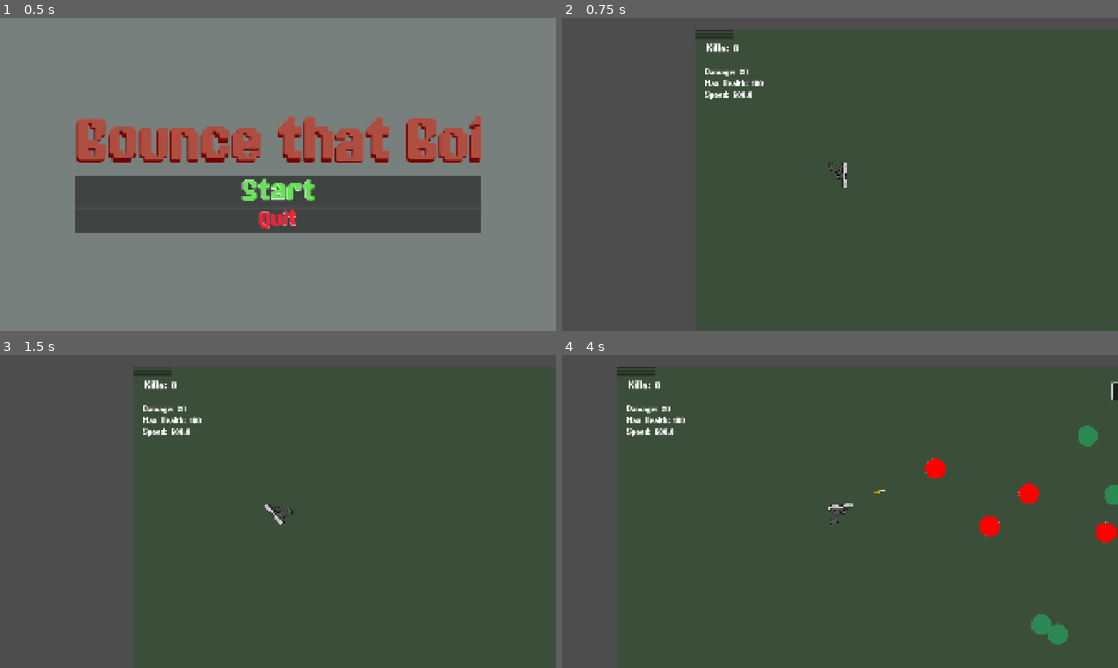
Above: before the commit, frames 1-4 (two rows, left to right).
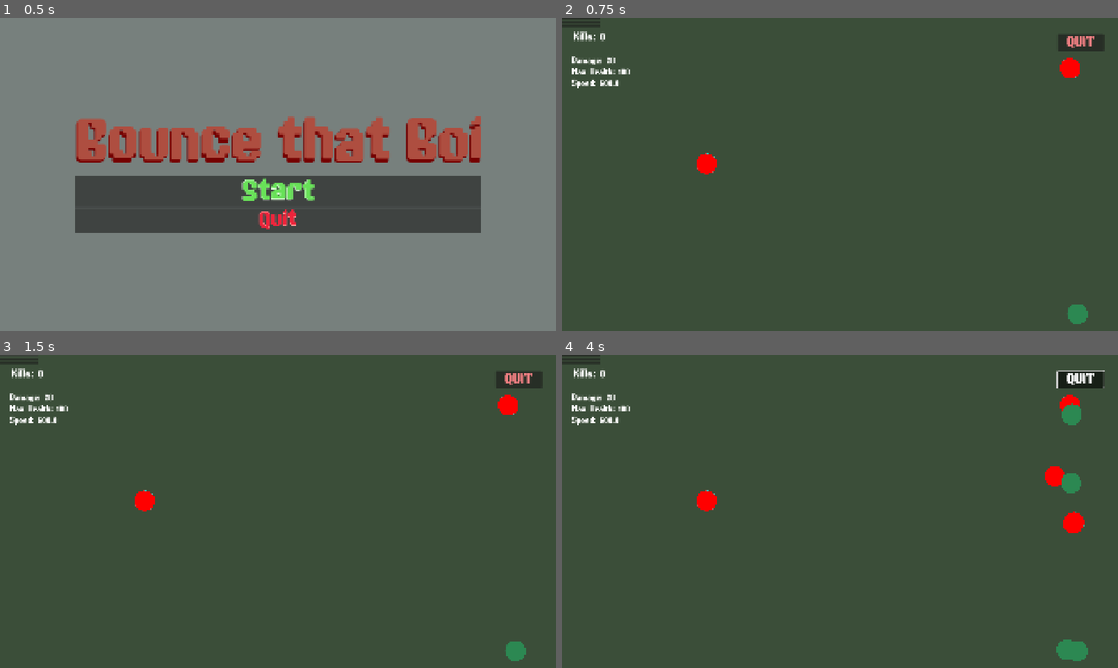
Above: after the commit, the same moments.

Repository: leo434472-oss/godot-game
Game: Godot game, scene res://main_menu.tscn
Same seed, same stepped clock (60 frames per second), same inputs: the game is played once before the commit and once after it.
Inputs (mouse positions are in pixels of both pictures, inside the frame that each line leads up to; where the layout moved, square brackets give the same spot in the first picture):
- Up to frame 1 (0.5 s): no input
- Up to frame 2 (0.75 s): click "Start" at 0.5 s
- Up to frame 3 (1.5 s): click (16, 355) [150, 367] at 1.25 s
- Up to frame 4 (4 s): click (578, 358) [712, 370] at 2 s; click (578, 364) [712, 373] at 2.75 s; move the mouse to (962, 495) at 3.52 s; hold Right (ui_right) from 3.53 s (still down); hold Space (shoot) from 3.53 s (still down)

Frame 1 is identical in both runs. In frame 2, 2.3% of the frame differs, in the area x 0-98%, y 0-98%; in frame 3, 2.2%; in frame 4, 4.7%, in the area x 0-100%, y 0-98%.

Commit message:
fml

Diff:
--- a/player.tscn
+++ b/player.tscn
@@ -1,29 +1,20 @@
 [gd_scene format=3 uid="uid://bfjof2mhugqhp"]
 
-[ext_resource type="Script" uid="uid://dtfaoxviqceoo" path="res://player.gd" id="1_onrkg"]
-[ext_resource type="Script" uid="uid://dnwrrqoxmkv56" path="res://hurtbox.gd" id="2_i3pqv"]
-[ext_resource type="Texture2D" uid="uid://dqln0co1u5q70" path="res://first gun.png" id="2_onrkg"]
+[ext_resource type="Script" uid="uid://cjjvx4cqmhqa2" path="res://enemy_fast.gd" id="1_onrkg"]
+[ext_resource type="Texture2D" uid="uid://dhx7veixmk1at" path="res://Rond_rouge.png" id="2_i3pqv"]
 
-[node name="Player" type="CharacterBody2D" unique_id=156258959 groups=["Player"]]
-collision_layer = 2
+[sub_resource type="CircleShape2D" id="CircleShape2D_onrkg"]
+radius = 36.013885
+
+[node name="enemy_fast" type="CharacterBody2D" unique_id=1136318364]
 collision_mask = 2
 script = ExtResource("1_onrkg")
 
-[node name="CollisionPolygon2D2" type="CollisionPolygon2D" parent="." unique_id=1215868916]
-polygon = PackedVector2Array(-18, 40, -8, 10, 15, 11, 19, -4, 46, -5, 47, -22, -37, -24, -39, -13, -43, -7, -42, -5, -37, -7, -33, -7, -31, -3, -28, 0, -29, 3, -36, 21, -39, 25, -40, 28, -39, 33, -37, 36, -39, 38, -17, 41)
+[node name="Sprite2D" type="Sprite2D" parent="." unique_id=1891681812]
+position = Vector2(-0.49999756, 2.9999995)
+scale = Vector2(0.14884697, 0.14893617)
+texture = ExtResource("2_i3pqv")
 
-[node name="Hurtbox" type="Area2D" parent="." unique_id=1604798201 groups=["Player"]]
-script = ExtResource("2_i3pqv")
-
-[node name="CollisionPolygon2D" type="CollisionPolygon2D" parent="Hurtbox" unique_id=228761799]
-polygon = PackedVector2Array(-18, 40, -8, 10, 15, 11, 19, -4, 46, -5, 47, -22, -37, -24, -39, -13, -43, -7, -42, -5, -37, -7, -33, -7, -31, -3, -28, 0, -29, 3, -36, 21, -39, 25, -40, 28, -39, 33, -37, 36, -39, 38, -17, 41)
-
-[node name="Sprite2D" type="Sprite2D" parent="." unique_id=1961614394]
-position = Vector2(27, 12.000008)
-scale = Vector2(0.05090332, 0.045410153)
-texture = ExtResource("2_onrkg")
-
-[node name="Muzzle" type="Marker2D" parent="." unique_id=822706832]
-position = Vector2(49, -18)
-
-[node name="Camera2D" type="Camera2D" parent="." unique_id=54248437]
+[node name="CollisionShape2D" type="CollisionShape2D" parent="." unique_id=247657339]
+position = Vector2(0, 2)
+shape = SubResource("CircleShape2D_onrkg")
